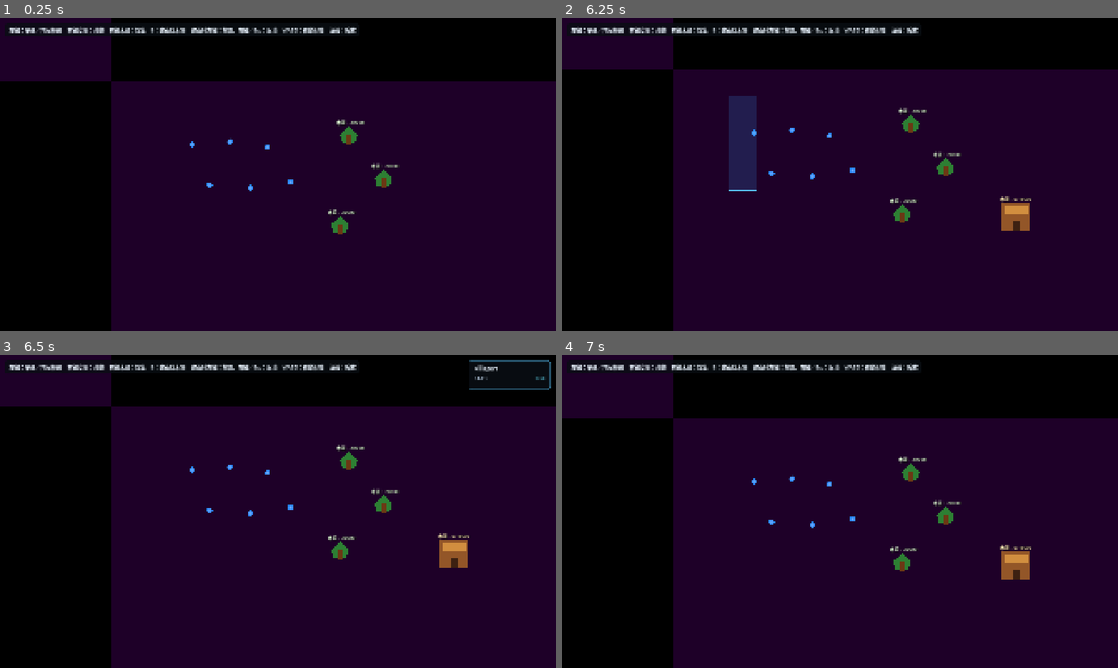
Above: before the commit, frames 1-4 (two rows, left to right).
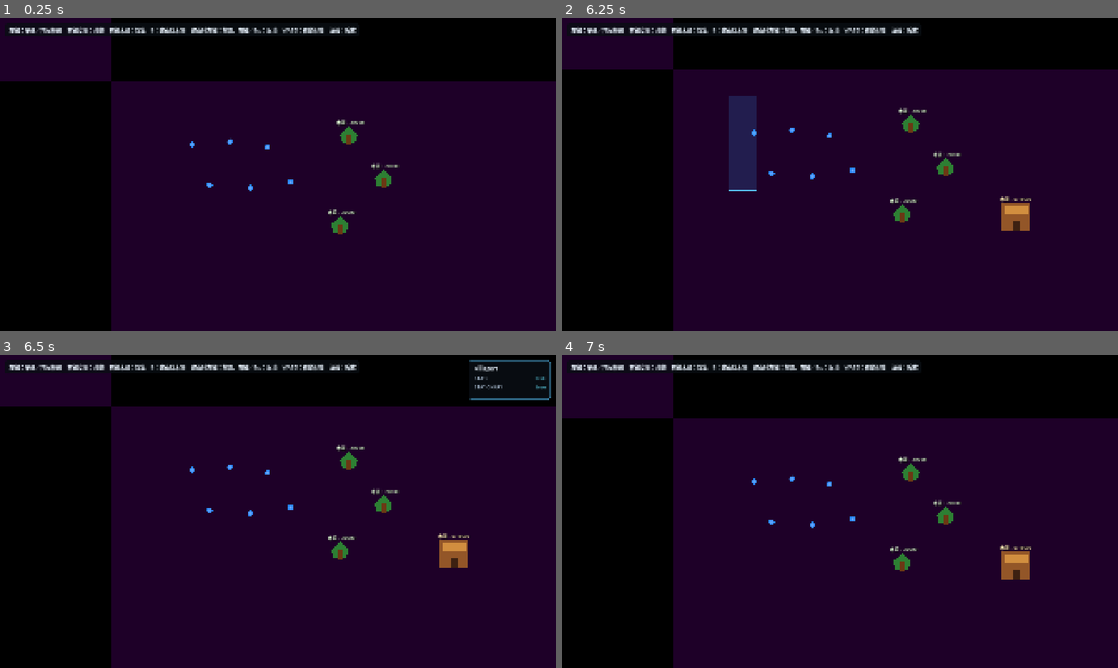
Above: after the commit, the same moments.

Repository: quittingjack/production_v3
Game: Godot game, scene res://scenes/Main.tscn
The game is run twice, just before and just after one commit, with the same random seed, the same clock (stepped at 60 frames per second) and the same inputs.
Inputs (mouse positions are in pixels of both pictures, inside the frame that each line leads up to):
- Up to frame 1 (0.25 s): no input
- Up to frame 2 (6.25 s): tap Enter at 0.5, 2.75, 5.75 s; move the mouse to (962, 158) at 0.52 s; tap S (camera_down) at 0.6 s; click (962, 158) at 0.67 s; tap Space at 1.25, 4.25 s; drag from (728, 190) to (812, 237) at 1.27 s; move the mouse to (895, 105) at 2.02 s; tap D (camera_right) at 2.1 s; click (895, 105) at 2.17 s; drag from (812, 237) to (673, 127) at 2.77 s; move the mouse to (1006, 221) at 3.52 s; tap B at 3.6 s; click (1006, 221) at 3.67 s; drag from (673, 127) to (756, 96) at 4.27 s; move the mouse to (867, 174) at 5.02 s; tap A (camera_left) at 5.1 s; click (867, 174) at 5.17 s; drag from (756, 96) to (728, 190) at 5.77 s
- Up to frame 3 (6.5 s): no input
- Up to frame 4 (7 s): move the mouse to (962, 495) at 6.52 s; tap W (camera_up) at 6.6 s; click (962, 495) at 6.67 s

Frames 1-2 are identical in both runs. In frame 3, 0.2% of the frame differs, in the area x 84-100%, y 9-15%; in frame 4, nothing differs.

Commit message:
Enhance villager navigation and UI by adding stationary state management and updating scene configurations

Diff:
--- a/project.godot
+++ b/project.godot
@@ -26,19 +26,23 @@
 
 camera_up={
 "deadzone": 0.5,
-"events": [Object(InputEventKey,"physical_keycode":87,"unicode":119)]
+"events": [Object(InputEventKey,"resource_local_to_scene":false,"resource_name":"","device":16,"window_id":0,"alt_pressed":false,"shift_pressed":false,"ctrl_pressed":false,"meta_pressed":false,"pressed":false,"keycode":0,"physical_keycode":87,"key_label":0,"unicode":119,"location":0,"echo":false,"script":null)
+]
 }
 camera_down={
 "deadzone": 0.5,
-"events": [Object(InputEventKey,"physical_keycode":83,"unicode":115)]
+"events": [Object(InputEventKey,"resource_local_to_scene":false,"resource_name":"","device":16,"window_id":0,"alt_pressed":false,"shift_pressed":false,"ctrl_pressed":false,"meta_pressed":false,"pressed":false,"keycode":0,"physical_keycode":83,"key_label":0,"unicode":115,"location":0,"echo":false,"script":null)
+]
 }
 camera_left={
 "deadzone": 0.5,
-"events": [Object(InputEventKey,"physical_keycode":65,"unicode":97)]
+"events": [Object(InputEventKey,"resource_local_to_scene":false,"resource_name":"","device":16,"window_id":0,"alt_pressed":false,"shift_pressed":false,"ctrl_pressed":false,"meta_pressed":false,"pressed":false,"keycode":0,"physical_keycode":65,"key_label":0,"unicode":97,"location":0,"echo":false,"script":null)
+]
 }
 camera_right={
 "deadzone": 0.5,
-"events": [Object(InputEventKey,"physical_keycode":68,"unicode":100)]
+"events": [Object(InputEventKey,"resource_local_to_scene":false,"resource_name":"","device":16,"window_id":0,"alt_pressed":false,"shift_pressed":false,"ctrl_pressed":false,"meta_pressed":false,"pressed":false,"keycode":0,"physical_keycode":68,"key_label":0,"unicode":100,"location":0,"echo":false,"script":null)
+]
 }
 
 [physics]
--- a/scenes/Main.tscn
+++ b/scenes/Main.tscn
@@ -120,7 +120,7 @@
 offset_left = -300.0
 offset_top = 18.0
 offset_right = -18.0
-offset_bottom = 120.0
+offset_bottom = 154.0
 grow_horizontal = 0
 mouse_filter = 2
 theme_override_styles/panel = SubResource("StyleBoxFlat_villager_panel")
@@ -156,3 +156,22 @@
 theme_override_font_sizes/font_size = 16
 text = "IDLE"
 horizontal_alignment = 2
+
+[node name="StationaryRow" type="HBoxContainer" parent="Interface/SelectedVillagerPanel/Content"]
+layout_mode = 2
+theme_override_constants/separation = 10
+
+[node name="StationaryLabel" type="Label" parent="Interface/SelectedVillagerPanel/Content/StationaryRow"]
+layout_mode = 2
+theme_override_colors/font_color = Color(0.65, 0.72, 0.8, 1)
+theme_override_font_sizes/font_size = 16
+text = "STATIONARY"
+
+[node name="StationaryValueLabel" type="Label" parent="Interface/SelectedVillagerPanel/Content/StationaryRow"]
+unique_name_in_owner = true
+layout_mode = 2
+size_flags_horizontal = 3
+theme_override_colors/font_color = Color(0.4, 0.9, 1, 1)
+theme_override_font_sizes/font_size = 16
+text = "true"
+horizontal_alignment = 2
--- a/scenes/Villager.tscn
+++ b/scenes/Villager.tscn
@@ -45,8 +45,10 @@
 [node name="NavigationAgent2D" type="NavigationAgent2D" parent="." unique_id=554707852]
 path_desired_distance = 8.0
 target_desired_distance = 4.0
-avoidance_enabled = true
 radius = 9.6
 neighbor_distance = 90.0
 max_neighbors = 8
 max_speed = 220.0
+
+[node name="NavigationObstacle2D" type="NavigationObstacle2D" parent="." unique_id=749458035]
+radius = 9.6
--- a/scripts/selected_villager_ui.gd
+++ b/scripts/selected_villager_ui.gd
@@ -4,6 +4,7 @@
 
 @onready var villager_name_label: Label = %VillagerNameLabel
 @onready var state_value_label: Label = %StateValueLabel
+@onready var stationary_value_label: Label = %StationaryValueLabel
 
 var _selection_manager: Node
 
@@ -24,3 +25,4 @@
 	visible = true
 	villager_name_label.text = villager.name
 	state_value_label.text = villager.get_state_name()
+	stationary_value_label.text = str(villager.is_stationary())
--- a/scripts/villager.gd
+++ b/scripts/villager.gd
@@ -45,6 +45,7 @@
 @onready var selection_highlight: Sprite2D = $SelectionHighlight
 @onready var collision_shape: CollisionShape2D = $CollisionShape2D
 @onready var navigation_agent: NavigationAgent2D = $NavigationAgent2D
+@onready var navigation_obstacle: NavigationObstacle2D = $NavigationObstacle2D
 @onready var backpack_label: Label = $BackpackLabel
 
 var _target_position := Vector2.ZERO
@@ -62,6 +63,7 @@
 var _building_slot := -1
 var _approach_direction := 0
 var _selection_radius := BASE_SELECTION_RADIUS
+var _is_navigation_stationary := true
 
 
 func _enter_tree() -> void:
@@ -71,12 +73,12 @@
 func _ready() -> void:
 	_apply_size_settings()
 	_approach_direction = int(get_instance_id() % 4)
-	navigation_agent.avoidance_enabled = true
 	navigation_agent.max_speed = move_speed
 	navigation_agent.neighbor_distance = avoidance_neighbor_distance
 	navigation_agent.max_neighbors = avoidance_max_neighbors
 	navigation_agent.velocity_computed.connect(_on_velocity_computed)
 	navigation_agent.target_position = global_position
+	_set_navigation_stationary(true)
 	_update_backpack_label()
 
 
@@ -125,6 +127,10 @@
 
 func get_state_name() -> String:
 	return WorkState.keys()[_state]
+
+
+func is_stationary() -> bool:
+	return _is_navigation_stationary
 
 
 func move_to(world_position: Vector2) -> void:
@@ -160,6 +166,7 @@
 func _set_movement_target(world_position: Vector2) -> void:
 	_target_position = world_position
 	_has_target = true
+	_set_navigation_stationary(false)
 	navigation_agent.target_position = world_position
 
 
@@ -172,6 +179,7 @@
 	_has_target = false
 	velocity = Vector2.ZERO
 	navigation_agent.velocity = Vector2.ZERO
+	_set_navigation_stationary(true)
 	if _state == WorkState.MOVING:
 		_state = WorkState.IDLE
 
@@ -197,6 +205,7 @@
 		circle_shape.radius = BASE_COLLISION_RADIUS * size_scale
 
 	navigation_agent.radius = BASE_COLLISION_RADIUS * size_scale
+	navigation_obstacle.radius = BASE_COLLISION_RADIUS * size_scale
 	backpack_label.offset_left = BASE_LABEL_OFFSETS["left"] * size_scale
 	backpack_label.offset_top = BASE_LABEL_OFFSETS["top"] * size_scale
 	backpack_label.offset_right = BASE_LABEL_OFFSETS["right"] * size_scale
@@ -276,6 +285,8 @@
 				_release_building_slot()
 				_find_and_move_to_building()
 
+	_set_navigation_stationary(not _has_target)
+
 
 func _move_to_resource_approach() -> void:
 	if not _is_resource_available(_resource_target):
@@ -632,6 +643,13 @@
 	_has_target = false
 	velocity = Vector2.ZERO
 	navigation_agent.velocity = Vector2.ZERO
+	_set_navigation_stationary(true)
+
+
+func _set_navigation_stationary(is_stationary: bool) -> void:
+	_is_navigation_stationary = is_stationary
+	navigation_agent.avoidance_enabled = not is_stationary
+	navigation_obstacle.avoidance_enabled = is_stationary
 
 
 func _clear_backpack() -> void:
Not shown: 1 places in scenes/Main.tscn that only renumber resources
Not shown: 1 places in scenes/Villager.tscn that only renumber resources
